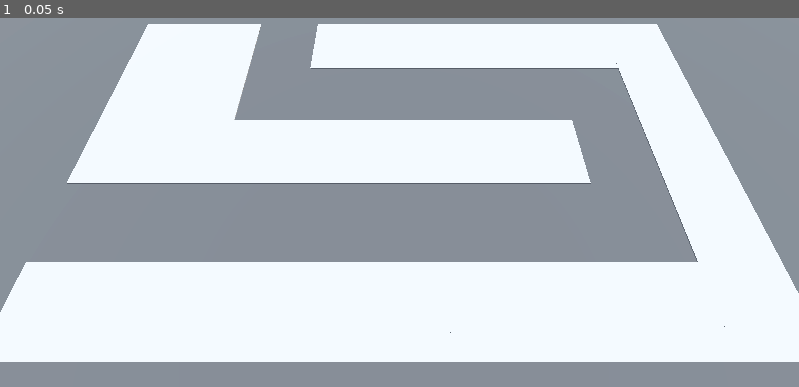
Above: before the commit, frame 1.
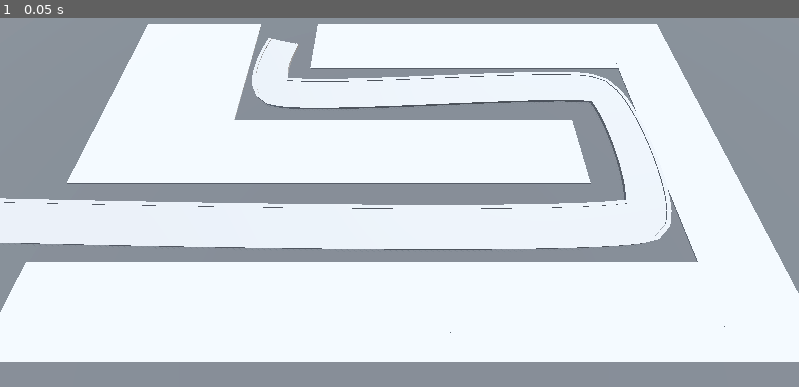
Above: after the commit, the same moment.

Repository: caiobribeiro/godot-barbarian-blaster
Game: Godot game, scene res://scene/base_level.tscn
Two runs of this game, one before a commit and one after it. Both use one fixed random seed, a clock stepped at 60 frames per second and the inputs below. The project has no main scene, so this scene is started directly.
Inputs:
- Up to frame 1 (0.05 s): no input

The runs differ from the first frame. In frame 1, 16% of the frame differs, in the area x 0-85%, y 5-63%.

Commit message:
feat: building curves with Path3D

Diff:
--- a/scene/base_level.tscn
+++ b/scene/base_level.tscn
@@ -17,6 +17,13 @@
 
 [sub_resource type="StandardMaterial3D" id="StandardMaterial3D_em2pb"]
 albedo_color = Color(0.266667, 0.266667, 0.266667, 1)
+
+[sub_resource type="Curve3D" id="Curve3D_em2pb"]
+_data = {
+"points": PackedVector3Array(0, 0, 0, 0, 0, 0, -19.971, 1.14441e-05, 5.95843, -1, 0, 1, 1, 0, -1, 14.1773, 1.14441e-05, 5.86187, 1, 0, 1, -1, 0, -1, 14.1291, 1.14441e-05, -2.15273, 1, 0, 1.1, -1, 0, -1.1, -6.004, 1.14441e-05, -2.20101, 0, 0, 0, 0, 0, 0, -6.05228, 1.14441e-05, -6.25659),
+"tilts": PackedFloat32Array(0, 0, 0, 0, 0)
+}
+point_count = 5
 
 [node name="BaseLevel" type="Node3D"]
 
@@ -42,3 +49,49 @@
 data = {
 "cells": PackedInt32Array(65532, 65534, 131072, 65532, 65535, 131072, 65532, 0, 131072, 65532, 2, 131072, 65534, 2, 131 …(408 unchanged characters)…
 }
+
+[node name="Path3D" type="Path3D" parent="."]
+transform = Transform3D(1, 0, 0, 0, 1, 0, 0, 0, 1, 0, 0.0292368, 0)
+curve = SubResource("Curve3D_em2pb")
+
+[node name="Road" type="CSGPolygon3D" parent="Path3D"]
+polygon = PackedVector2Array(-1, 0, -1, 0.1, 1, 0.1, 1, 0)
+mode = 2
+path_node = NodePath("..")
+path_interval_type = 0
+path_interval = 0.5
+path_simplify_angle = 0.0
+path_rotation = 2
+path_rotation_accurate = false
+path_local = false
+path_continuous_u = true
+path_u_distance = 1.0
+path_joined = false
+
+[node name="LeftEdge" type="CSGPolygon3D" parent="Path3D"]
+polygon = PackedVector2Array(-1.1, 0, -1.1, 0.15, -0.9, 0.15, -0.9, 0)
+mode = 2
+path_node = NodePath("..")
+path_interval_type = 0
+path_interval = 0.5
+path_simplify_angle = 0.0
+path_rotation = 2
+path_rotation_accurate = false
+path_local = false
+path_continuous_u = true
+path_u_distance = 1.0
+path_joined = false
+
+[node name="RightEdge" type="CSGPolygon3D" parent="Path3D"]
+polygon = PackedVector2Array(1.1, 0, 1.1, 0.15, 0.9, 0.15, 0.9, 0)
+mode = 2
+path_node = NodePath("..")
+path_interval_type = 0
+path_interval = 0.5
+path_simplify_angle = 0.0
+path_rotation = 2
+path_rotation_accurate = false
+path_local = false
+path_continuous_u = true
+path_u_distance = 1.0
+path_joined = false
Not shown: 1 places in scene/base_level.tscn that only renumber resources
